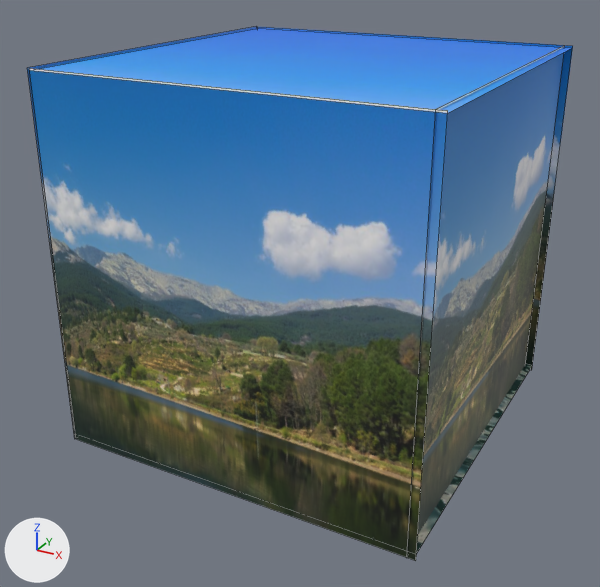
An edit to the OBJ model proyectoFinal/assets/modelos/SK.obj, drawn before and after from the same camera.
Rendered twice from a 50 mm lens placed at (49.3, -99.6, 66.8), pointed at (-3.0, -4.4, 19.1). Arrows for +X, +Y and +Z are at lower left; the lights stay in place. The picture after the commit comes second. Mesh edges are drawn as thin lines. Where no turn or scale is listed for an object, it has been applied to the vertices.

The first picture shows 'Plano.002', 'Plano.003', 'Plano.004', 'Plano.005', 'Plano.006', 'Plano.007'.
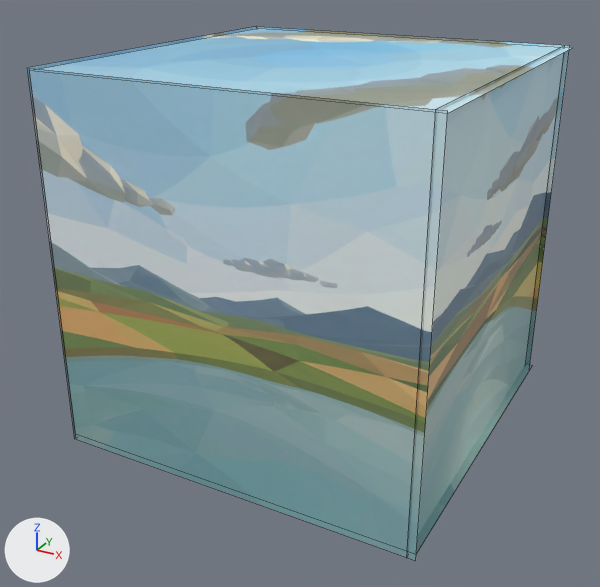
Edits to the bpy script that builds the scene:
```text
Add img_ny_png:
    img_ny_png = load_image('ny.png', '../texturas/ny.png', 2048, 2048, 'sRGB')
Add img_pz_png:
    img_pz_png = load_image('pz.png', '../texturas/pz.png', 2048, 2048, 'sRGB')
Add img_py_png:
    img_py_png = load_image('py.png', '../texturas/py.png', 2048, 2048, 'sRGB')
Add img_px_png:
    img_px_png = load_image('px.png', '../texturas/px.png', 2048, 2048, 'sRGB')
Add img_nz_png:
    img_nz_png = load_image('nz.png', '../texturas/nz.png', 2048, 2048, 'sRGB')
Change mat_material_015:
    mat_material_015.texture: img_m1_png -> img_nz_png
Change mat_material_017:
    mat_material_017.texture: img_m2_png -> img_px_png
Change mat_material_018:
    mat_material_018.texture: img_cielo_png -> img_py_png
Change mat_material_019:
    mat_material_019.texture: img_m2_png -> img_pz_png
Change mat_material_020:
    mat_material_020.texture: img_rio_png -> img_ny_png
Change me_plano_002:
    used by ob_plano_002; location = (0.0, 0.0, 0.0)
    verts and faces of me_plano_002; kept vertices keep their numbers, new ones are numbered from 4
    before: 0 (-27.6, 25.6, -0.5), 1 (24.4, 25.6, -0.5) at pixel (531, 370), 2 (-27.6, 25.6, 51.6) at pixel (257, 26), 3 (24.4, 25.6, 51.6) at pixel (572, 45)
    remove me_plano_002.from_pydata(...)  # 4 vertices, 1 face; spans x -27.6..24.4, y 25.6, z -0.5..51.6
    add me_plano_002.from_pydata(...)  # 4 vertices, 1 face; spans x -28.0..24.0, y 25.6, z -0.5..51.6
    me_plano_002 part 1
    add delete_vertices([*range(0, 4)])  # with the faces that use them
    add verts[4] = (24.0, 25.6, -0.5)  # pixel (529, 369)
    add verts[5] = (-28.0, 25.6, -0.5)
    add verts[6] = (24.0, 25.6, 51.6)  # pixel (569, 45)
    add verts[7] = (-28.0, 25.6, 51.6)  # pixel (255, 26)
    add faces += [(4, 6, 7, 5)]
```

Pixel boxes [x1, y1, x2, y2] of what changed, in the pictures (600 x 587 px):
'Plano.006', surface changed (lighter): [29, 68, 448, 560] in both
'Plano.004', surface changed (lighter): [407, 45, 565, 553] in both
'Plano.005', surface changed: [40, 28, 571, 113] in both
'Plano.002', surface changed, reshaped: before [258, 27, 573, 370]; after [257, 27, 570, 365]
'Plano.007', surface changed: [77, 364, 532, 554] in both
